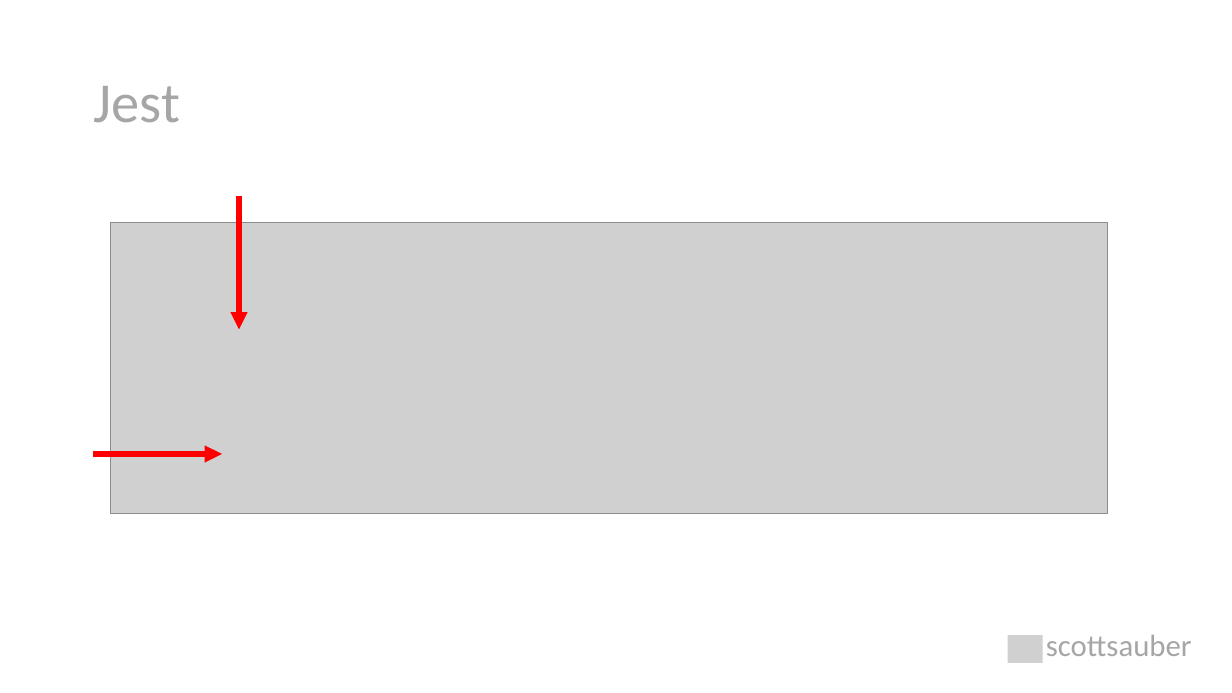
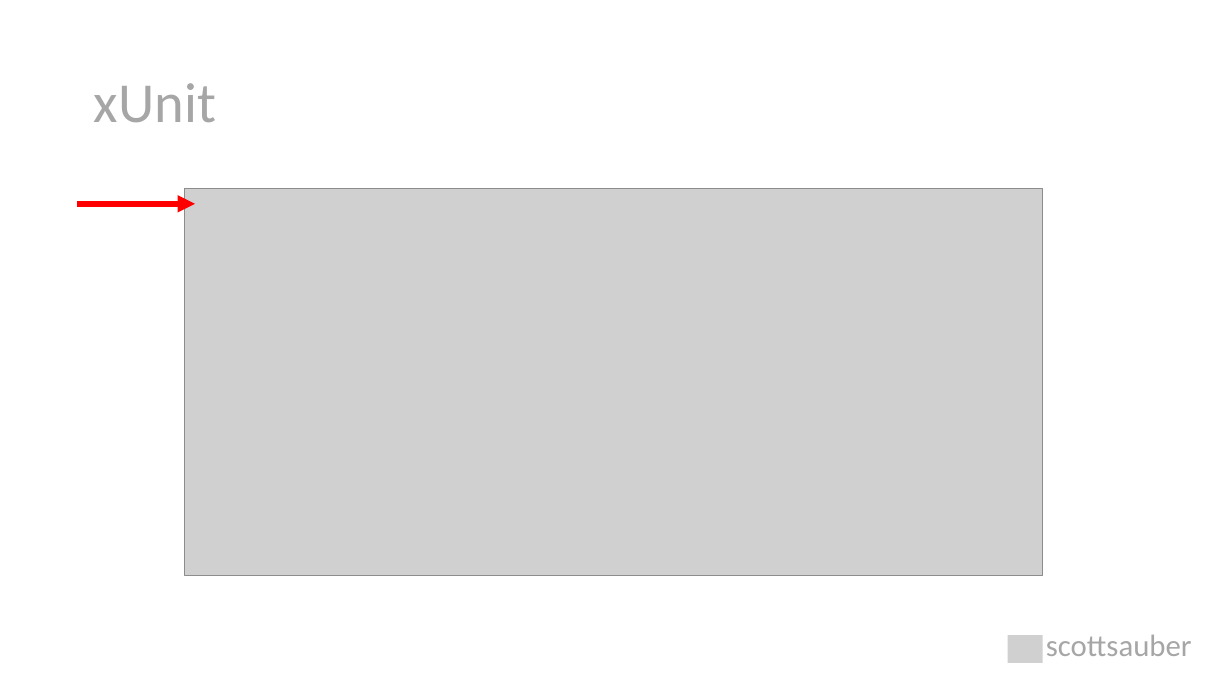
Before and after one commit to scottsauber/talks, a slide deck: slide 14 of 2023-11-09-JetBrains-TDDWithBlazor/TDD with Blazor.pptx. Drawn at 1232x693 pixels with LibreOffice and Linux fonts; fonts in the diff are those of the drawing; grey boxes stand for pictures. Boxes give left, top, right and bottom in pixels: in the first picture for what was removed or moved away, otherwise in the second. Text is boxed around its words. In the diff, an @@ line names an element or a change of style, - is before the commit and + after.

```diff
--- a/2023-11-09-JetBrains-TDDWithBlazor/TDD with Blazor.pptx
+++ b/2023-11-09-JetBrains-TDDWithBlazor/TDD with Blazor.pptx
@@ title at (x1=94, y1=83, x2=216, y2=122): text changed @@
-Jest
+xUnit
@@ arrow moved from (239, 196) - (239, 330) to (78, 204) - (195, 204) @@
@@ picture resized from (x1=111, y1=223, x2=1108, y2=514) to (x1=185, y1=189, x2=1043, y2=576) @@
@@ arrow removed from (93, 454) to (222, 454) @@
```
Also in this commit, not shown: 8 other slides changed, 9 slides added, 3 slides removed, 6 other files.
